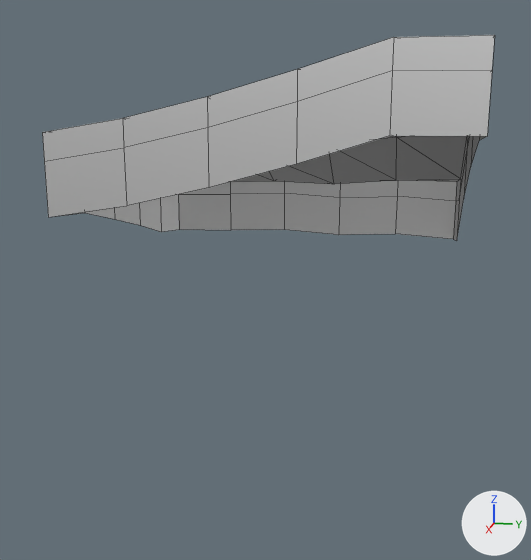
Two versions of the FBX model ZombieSurvival/Assets/polyperfect/Low Poly Ultimate Pack/T/- Meshes_T/Terrains_T/Worlds_T/SteepSlopeThree.fbx, one commit apart.
One viewpoint serves both versions: a 50 mm camera at (63.5, 10.6, 2.2) aimed at (0.1, -2.1, -13.6). The lights are fixed; the arrows at lower right show +X, +Y and +Z. Mesh edges are drawn as thin lines. Where no turn or scale is listed for an object, it has been applied to the vertices.

Names of what the first picture shows: 'steepSlope3'.
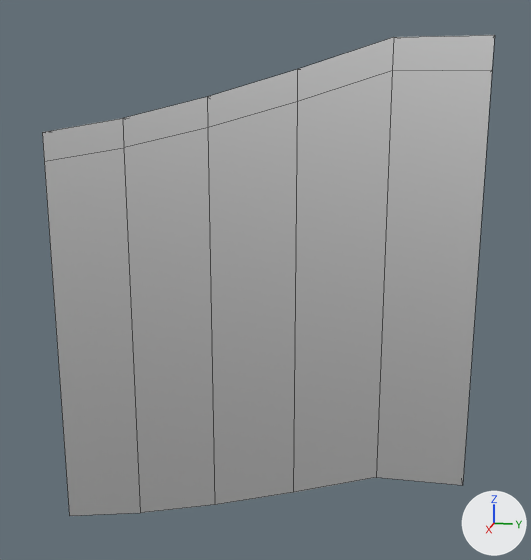
Location of each change, (x1, y1, x2, y2) in pixels of the pictures (531 x 560 px; the box of a moved part takes in the faces that stretch with it):
'steepSlope3', reshaped (133% taller)
    before: (42, 35, 495, 241)
    after: (42, 35, 495, 516)
part 1 of me_terrain_world_hill2_001, moved or reshaped
    before: (48, 112, 489, 241)
    after: (48, 112, 489, 516)

What the commit changed:
me_terrain_world_hill2_001 is used by ob_steepslope3; location (0.0, 0.0, 0.0).
me_terrain_world_hill2_001 had 76 vertices, 90 faces and spanned x -15.0..15.0, y -15.0..15.0, z -12.0..6.0.
me_terrain_world_hill2_001 now has 76 vertices, 90 faces and spans x -15.0..15.0, y -15.0..15.0, z -36.0..6.0.
me_terrain_world_hill2_001 part 1: 20 of the vertices in x -15.0..15.0, y -15.0..15.0, z -12.0..0.0 are moved by (0.0, 0.0, -24.0).
